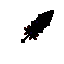
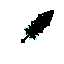
Layers edited between the first and the second 64×64 image:
added layer "Calque #7" (overlay, 94%) above "Calque #1" over left=24, top=15, right=43, bottom=40
painted on "Calque #1" over left=24, top=15, right=43, bottom=40
"Calque #3": opacity 96% → 100%, blend darken → overlay, painted on it over left=31, top=15, right=43, bottom=33
hid "Calque #6" over left=24, top=15, right=43, bottom=40
added layer "Calque #8" (overlay) above "Calque #4" over left=30, top=21, right=41, bottom=34
painted on "Calque #4" over left=30, top=21, right=41, bottom=34
painted on "Calque #5" over left=24, top=15, right=43, bottom=40
